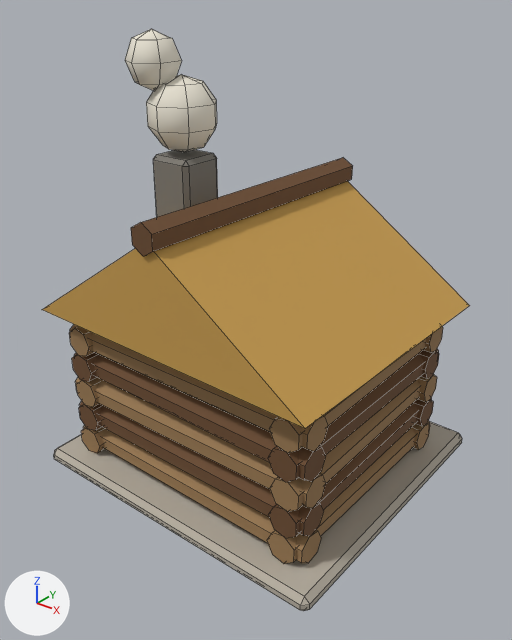
Renders of the FBX model client/CultOfComfort.Unity/Assets/Resources/Art/Models/sauna.fbx from each side of a commit.
Before and after are seen from a 50 mm camera at (1.42, -1.81, 1.69) aimed at (0.03, -0.07, 0.62). Lighting does not change. The marker at lower left points along +X, +Y and +Z. The picture after the commit comes second. Mesh edges are drawn as thin lines. Where no turn or scale is listed for an object, it has been applied to the vertices.

In view in the first picture: 'Building', 'Steam'.
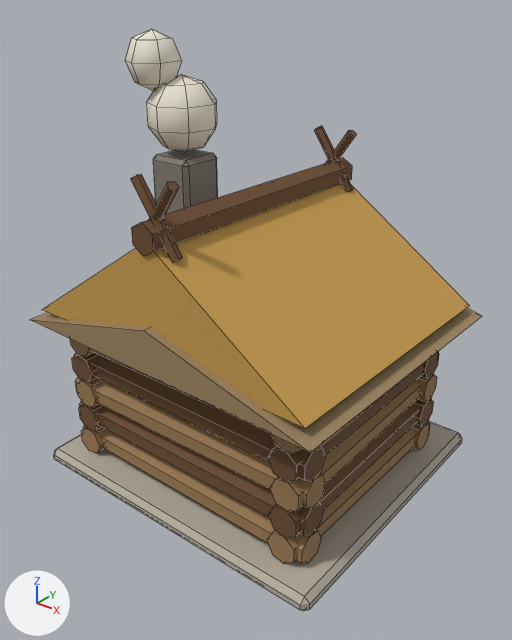
Pixel boxes [x1, y1, x2, y2] of what changed, in the pictures (512 x 640 px; the box of a moved part takes in the faces that stretch with it):
'Building', reshaped: before [42, 150, 470, 611]; after [30, 126, 482, 611]
part 1 of me_building, added (brown): after [30, 308, 482, 453]
part 2 of me_building, moved or reshaped: before [131, 158, 353, 256]; after [131, 158, 352, 256]
part 3 of me_building, added: after [131, 126, 357, 262]

The change, as a diff of the scene's bpy script:
```diff
--- a/client/CultOfComfort.Unity/Assets/Resources/Art/Models/sauna.fbx.py
+++ b/client/CultOfComfort.Unity/Assets/Resources/Art/Models/sauna.fbx.py
@@ me_building @@
 # used by ob_building; location = (0.0, 0.0, 0.0)
-me_building.from_pydata(...)  # 470 vertices, 379 faces; spans x -0.6..0.6, y -0.55..0.57, z 0.0..1.175
+me_building.from_pydata(...)  # 516 vertices, 412 faces; spans x -0.619..0.619, y -0.561..0.57, z 0.0..1.196
+# me_building part 1: the loose piece of 6 vertices spanning x -0.579..0.579, y -0.53..0.48, z 0.64..1.02 is copied, and the copy is scaled about its middle by (1.07, 1.06, 0.4), then moved by (0.0, 0.0, -0.154); it spans x -0.619..0.619, y -0.561..0.511, z 0.6..0.752
+# me_building part 2: the loose piece of 12 vertices spanning x -0.052..0.052, y -0.533..0.483, z 0.98..1.08 is scaled about its middle by (1, 0.996, 1)
+# me_building part 3
+# 28 vertices are added at x -0.089..0.088, y -0.499..0.446, z 0.964..1.196
+# 6 new vertices lie (0.149, -0.003, 0.213) away from vertices in x -0.089..-0.066, y -0.484..0.446, z 0.967..0.983
+# 6 new vertices lie (0.149, -0.003, -0.213) away from vertices in x -0.089..-0.066, y -0.484..0.446, z 1.177..1.193
+# 28 new faces join them
 me_building.materials.append(mat_palette)
```
